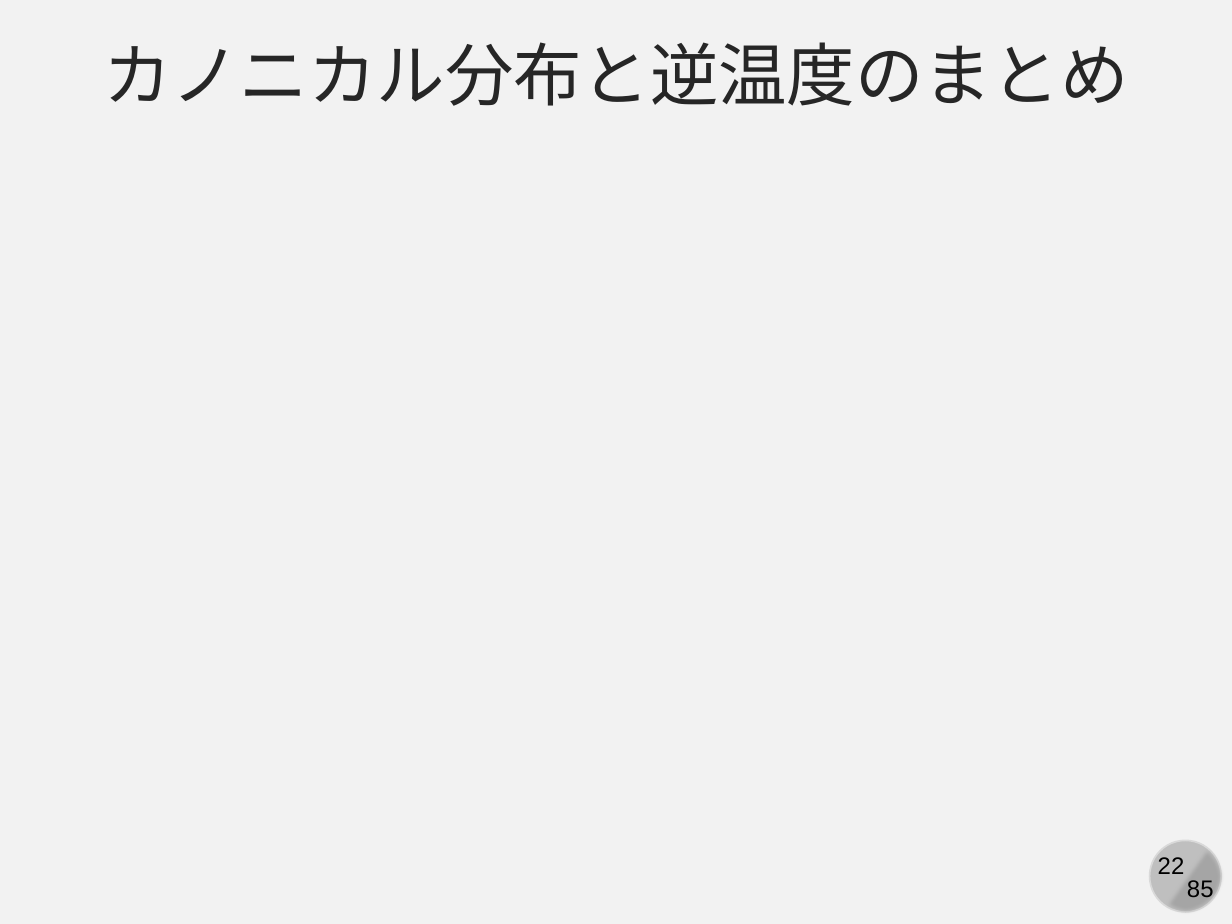
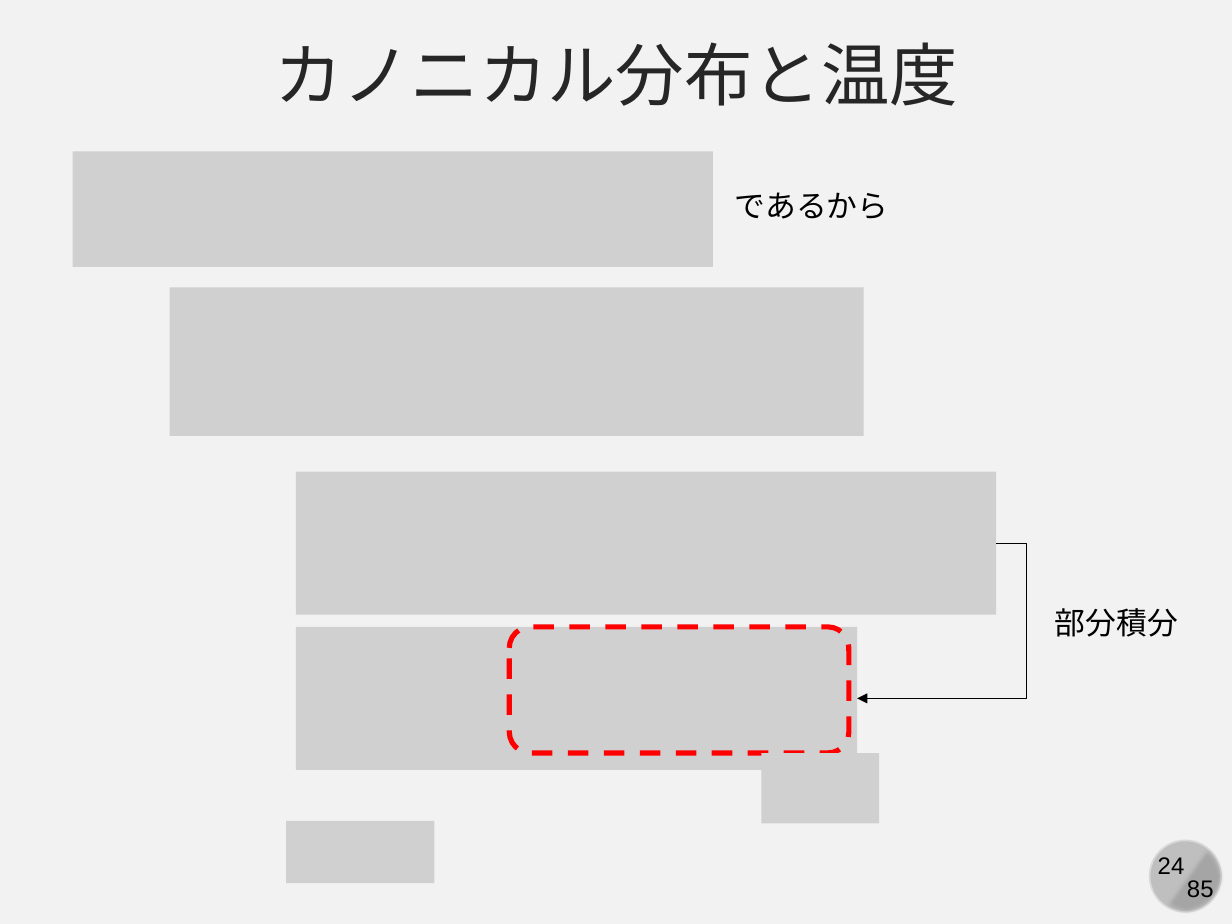
Before and after one commit to kaityo256/simulation_engineering, a slide deck: slide 24 of 06_md_observable/simulation06.pptx (slide 22 before the commit). Drawn at 1232x924 pixels with LibreOffice and Linux fonts; fonts in the diff are those of the drawing; grey boxes stand for pictures. Boxes give left, top, right and bottom in pixels: in the first picture for what was removed or moved away, otherwise in the second. Text is boxed around its words. In the diff, an @@ line names an element or a change of style, - is before the commit and + after.

Commit message:
27 slides

```diff
--- a/06_md_observable/simulation06.pptx
+++ b/06_md_observable/simulation06.pptx
@@ text at bbox=[274, 42, 958, 106]: text changed @@
-カノニカル分布と逆温度のまとめ
+カノニカル分布と温度
@@ picture added at bbox=[73, 152, 713, 267] @@
@@ text added at bbox=[735, 192, 889, 219], 18 pt, text #000000 @@
+であるから
@@ picture added at bbox=[170, 287, 864, 435] @@
@@ picture added at bbox=[296, 472, 995, 615] @@
@@ elbow arrow added from (997, 543) to (857, 699), #000000 0.5 pt @@
@@ picture added at bbox=[296, 627, 857, 770] @@
@@ rounded rectangle added at bbox=[509, 627, 849, 753], outline #FF0000 3 pt dashed @@
@@ text added at bbox=[1055, 608, 1178, 637], 18 pt, text #000000 @@
+部分積分
@@ picture added at bbox=[761, 753, 880, 823] @@
@@ picture added at bbox=[286, 821, 434, 882] @@
@@ page number at bbox=[1158, 857, 1185, 874]: text changed @@
-22
+24
```
Also in this commit, not shown: 5 slides added.
